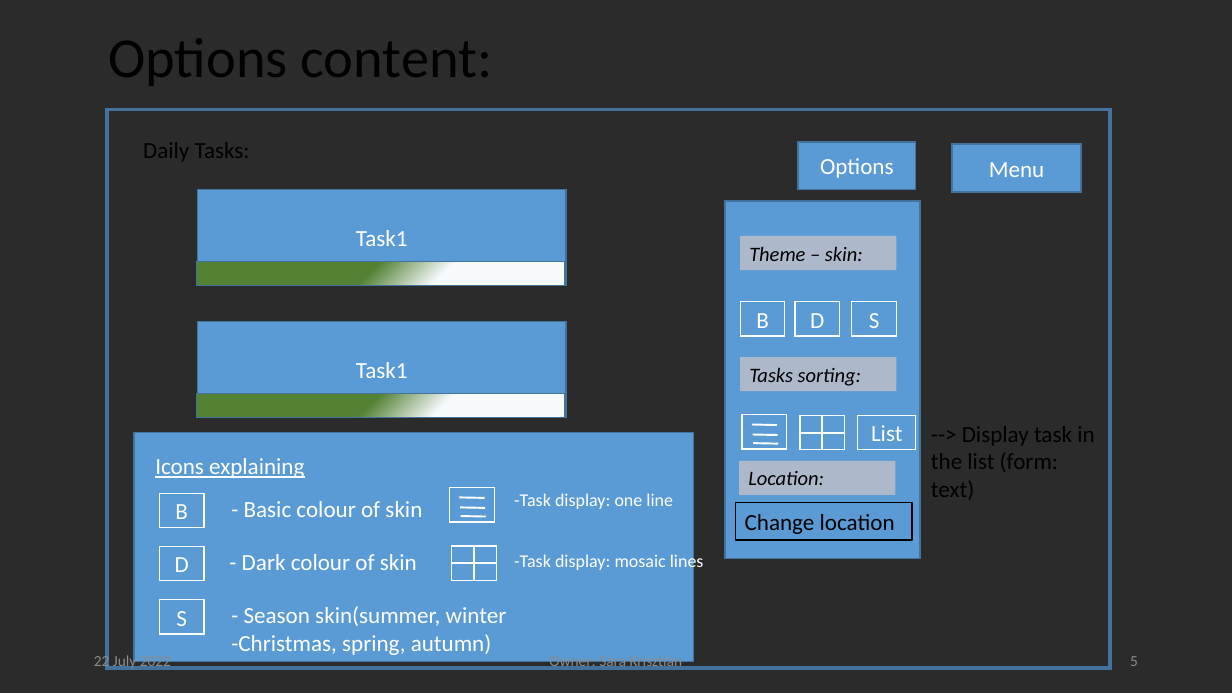
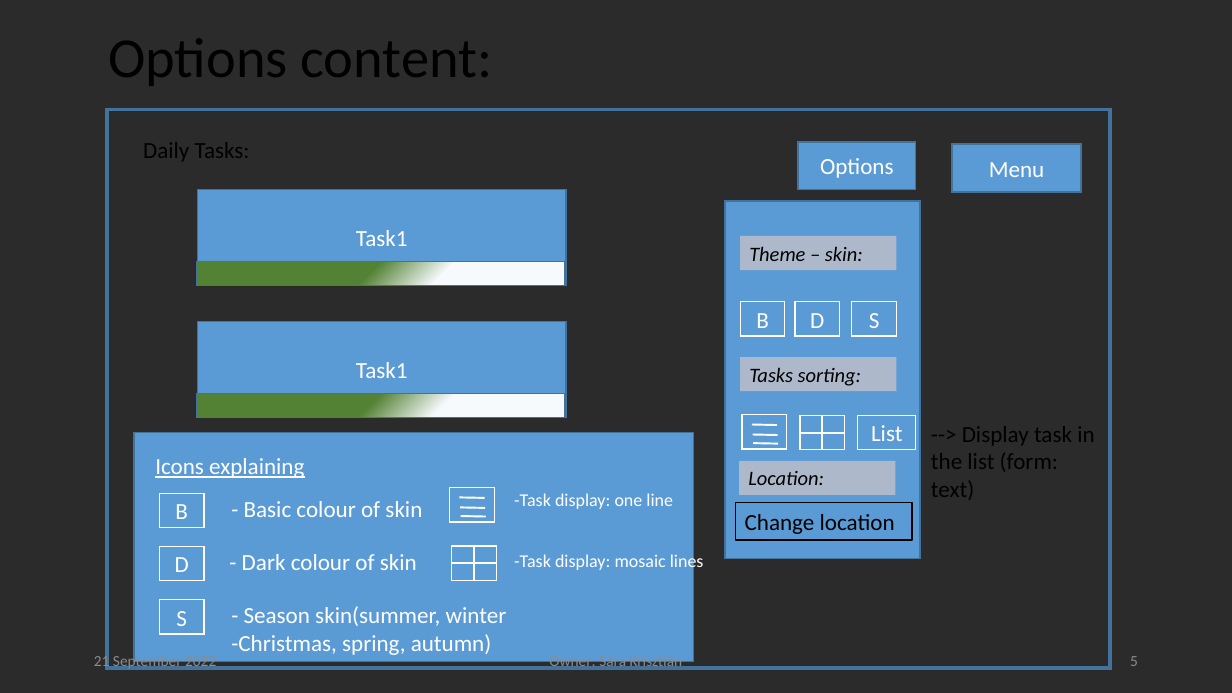
Before and after one commit to krisztian14testgit/ng-task-monitor, a slide deck: slide 5 of plan/TaskTracingApp.pptx. Drawn at 1232x693 pixels with LibreOffice and Linux fonts; fonts in the diff are those of the drawing; background and template pictures are left out; a plain dark background stands for a picture behind light text. Boxes give left, top, right and bottom in pixels: in the first picture for what was removed or moved away, otherwise in the second. Text is boxed around its words. In the diff, an @@ line names an element or a change of style, - is before the commit and + after.

```diff
--- a/plan/TaskTracingApp.pptx
+++ b/plan/TaskTracingApp.pptx
@@ text at box(94, 653, 216, 671): text changed @@
-22 July 2022
+21 September 2022
```
Also in this commit, not shown: 8 other slides changed.
